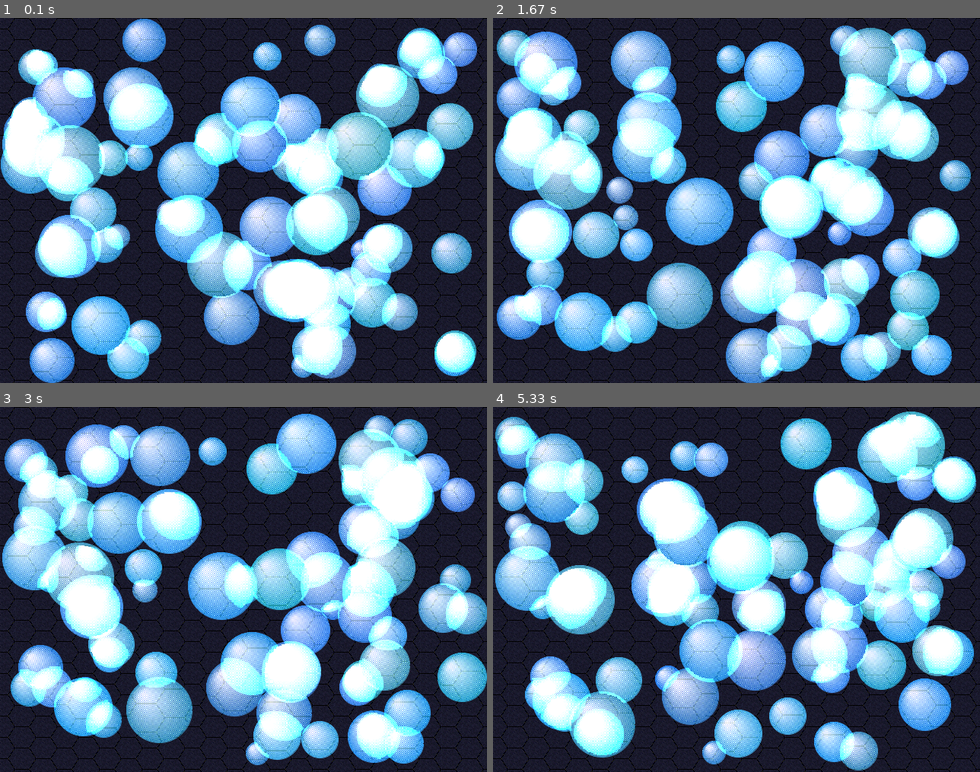
Above: before the commit, frames 1-4 (two rows, left to right).
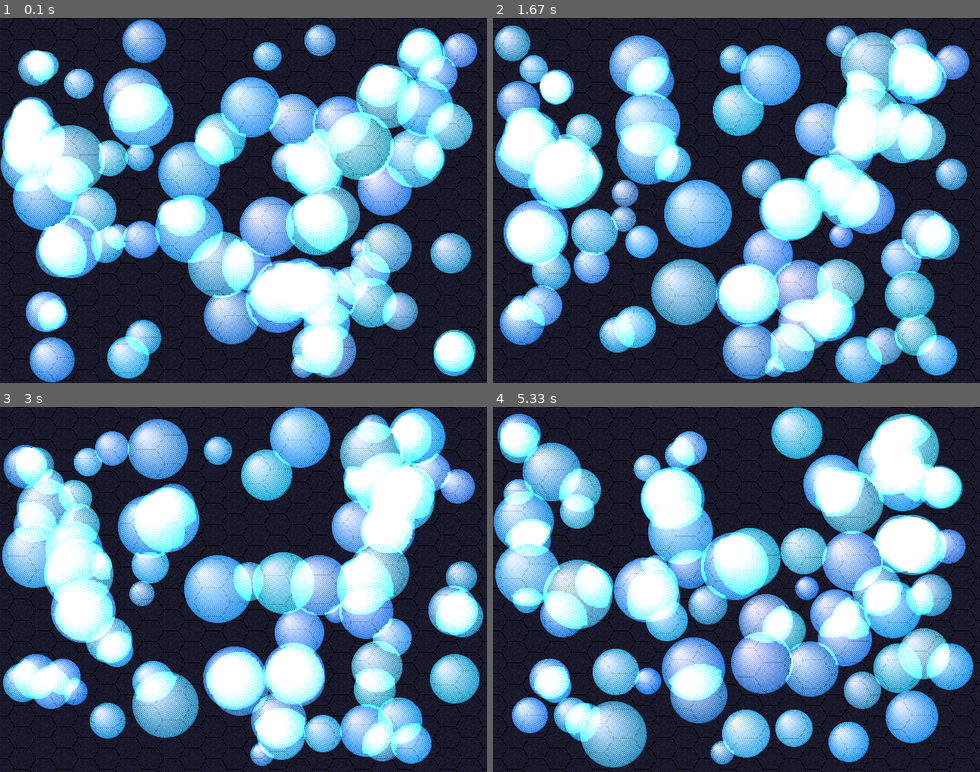
Above: after the commit, the same moments.

Repository: NCSubScript/Evourge
Game: pygame game, started from main.py
Two runs of this game, one before a commit and one after it. Both use one fixed random seed, a clock stepped at 60 frames per second and the inputs below.
Inputs:
- Up to frame 1 (0.1 s): no input
- Up to frame 2 (1.67 s): no input
- Up to frame 3 (3 s): no input
- Up to frame 4 (5.33 s): tap Enter every 0.33 s from 3.33 to 5 s

The runs differ from the first frame. In frame 1, 26% of the frame differs, in the area x 0-98%, y 0-100%; in frame 2, 44%; in frame 3, 47%; in frame 4, 54%, in the area x 0-100%, y 0-100%.

Commit message:
Refactoring to use pygame sprites and sprite groups

Diff:
--- a/application.py
+++ b/application.py
@@ -26,9 +26,7 @@
 
         while self._running:
             self.clockFrame()
-            if self.now > self.lastFrameTime + ((60 / self.gui.fps) / 60):
-                self.fdt = self.now - self.lastFrameTime
-                self.running()
+            self.running()
 
 
 
@@ -46,16 +44,18 @@
         self.pnow = self.now
 
     def loop(self):
-        self.cycles.changeColors()
-        self.creatures.move()
+        self.gui.processEvents()
+        self.gui.processInputs()
+        self.creatures.update()
 
 
     def running(self):
-        self.lastFrameTime = time.time()
-        self.gui.processEvents()
-        self.gui.processInputs()
         self.loop()
-        self.gui.render()
+        if self.now > self.lastFrameTime + ((60 / self.gui.fps) / 60):
+            self.fdt = self.now - self.lastFrameTime
+            self.lastFrameTime = time.time()
+
+            self.gui.render()
 
     def onExit(self) -> None:
         self.gui.close()
--- a/creature.py
+++ b/creature.py
@@ -4,9 +4,12 @@
 import pygame.transform
 import math
 import time
-
-class Creatures:
+import pygame.sprite
+import pygame.mask
+
+class Creatures(pygame.sprite.Group):
     def __init__(self, app):
+        super(Creatures, self).__init__()
         self.app = app
         self.count = 50
         self.data = []
@@ -14,75 +17,75 @@
         self.lastMove = 0
         self.mag = 0
         self.mps = 0.05
-        self.sizeChanges = []
+        self.sizeChanges = pygame.sprite.Group()
+        self.radiusBounds = [15, 45]
 
     def generate(self):
         self.count = int(math.sqrt((self.app.gui.window.children["field"].width * self.app.gui.window.children["field"].width)) / 8)
-        self.data = []
+        self.empty()
         self.sizes = {}
-        self.sizeChanges = []
+        self.sizeChanges.empty()
         self.indexID = 0
         self.lastMove = 0
-        while len(self.data) < self.count:
-            self.data.append(Creature(self.app, self.indexID))
-
-            if self.data[-1].size not in self.sizes:
-                self.sizes[self.data[-1].size] = {}
+        while len(self) < self.count:
+            newCreature = Creature(self.app, self.indexID, self)
+            self.add(newCreature)
+
+            if newCreature.radius not in self.sizes:
+                self.sizes[newCreature.radius] = pygame.sprite.Group(newCreature)
             else:
-                moved = True
-                while moved == True:
-                    moved = False
-                    for creature in self.sizes[self.data[-1].size].values():
-                        while self.data[-1].collusion(creature):
-                            self.data[-1].genLocation()
-                            moved = True
-
-            self.sizes[self.data[-1].size][self.indexID] = self.data[-1]
+                self.sizes[newCreature.radius].add(newCreature)
+
+            attempts = 0
+            while len(pygame.sprite.spritecollide(newCreature, self.sizes[newCreature.radius], False, collided = pygame.sprite.collide_circle)) > 1:
+                if newCreature in pygame.sprite.spritecollide(newCreature, self.sizes[newCreature.radius], False, collided = pygame.sprite.collide_circle):
+                    newCreature.genLocation()
+                    attempts += 1
+                    if attempts >= 10:
+                        newCreature.kill()
+                        break
+
+
             self.indexID += 1
-        if self.count and len(self.data) > self.count:
-            del self.data[self.count:]
-
-    def render(self, display):
+
+    def draw(self, display):
         for size in sorted(self.sizes.keys(), key=lambda d: d):
-            for creature in self.sizes[size].values():
+            for creature in self.sizes[size]:
                 creature.render(display)
 
-    def move(self, collective = True):
+
+    def update(self, collective = True):
         for size in self.sizes:
             self.mag = math.floor(self.app.gui.fps / self.mps)
             moveX = random.randint(-1 * self.mag, self.mag)
             moveY = random.randint(-1 * self.mag, self.mag)
 
-            for creature in self.sizes[size].values():
+            for creature in self.sizes[size]:
                 if collective == True:
                     if self.app.now - self.lastMove > ((1 / 60) * (60 / (self.mps))):
                         creature.mag = self.mag
                         creature.moveTo[0] = math.floor(creature.location[0]) + moveX
                         creature.moveTo[1] = math.floor(creature.location[1]) + moveY
-                        creature.moveTo[0] = min(self.app.gui.window.children["field"].width-(creature.size), max(creature.size, (creature.moveTo[0])))
-                        creature.moveTo[1] = min(self.app.gui.window.children["field"].height-(creature.size), max(creature.size, (creature.moveTo[1])))
+                        creature.moveTo[0] = min(self.app.gui.window.children["field"].width-(creature.radius), max(creature.radius, (creature.moveTo[0])))
+                        creature.moveTo[1] = min(self.app.gui.window.children["field"].height-(creature.radius), max(creature.radius, (creature.moveTo[1])))
 
                         creature.moveToStep[0] = (creature.location[0] - creature.moveTo[0]) / (self.mag / 2)
                         creature.moveToStep[1] = (creature.location[1] - creature.moveTo[1]) / (self.mag / 2)
                         creature.lastMove = time.time()
 
-
                 else:
                     creature.move()
+
         self.lastMove = time.time()
 
         if len(self.sizeChanges):
-            while len(self.sizeChanges):
-                item = self.sizeChanges.pop()
-                # print(f'{item=} {self.sizes[item["from"]]=}')
-                creature = self.sizes[item["from"]][item["id"]]
-                self.sizes[item["from"]] = {key: val for key, val in self.sizes[item["from"]].items() if key != item["id"]}
-                # print(f'{creature=}')
-                if not len(self.sizes[item["from"]]):
-                    del self.sizes[item["from"]]
-                if creature.size not in self.app.creatures.sizes:
-                    self.app.creatures.sizes[creature.size] = {}
-                self.sizes[creature.size][creature.id] = creature
+            for creature in self.sizeChanges:
+                creature.kill()
+                if creature.radius not in self.sizes:
+                       self.sizes[creature.radius] = pygame.sprite.Group(creature)
+                else:
+                    self.sizes[creature.radius].add(creature)
+
 
 
 
@@ -91,35 +94,40 @@
         for creature in self.data:
             creature.genLocation()
 
-class Creature:
-    def __init__(self, app, id) -> None:
+class Creature(pygame.sprite.Sprite):
+    def __init__(self, app, id, group) -> None:
+        super(Creature, self).__init__(group)
         self.id = id
         self.app = app
-        self.location = None
-        self.maxSize = (15, 45)
-        self.size = random.randint(self.maxSize[0], self.maxSize[1])
+        self.group = group
+        self.color = [random.randint(20, 50), random.randint(100, 150), random.randint(150, 200)]
+        self.sizeLimits = self.group.radiusBounds
+        self.radius = random.randint(self.sizeLimits[0], self.sizeLimits[1])
+        self.image = None
+        self.mask = None
+        self.rect = None
+        self.renderSprite()
         self.genLocation()
-        self.moveTo = self.location.copy()
-        self.color = [random.randint(20, 50), random.randint(100, 150), random.randint(150, 200)]
-        self.rect = None
         self.lastMove = 0
         self.mps = 0.05
-        self.draw()
+        self.location = list(self.rect.center).copy()
+        self.moveTo = list(self.rect.center).copy()
         self.moveToStep = [0, 0]
+
 
     def deriv(self, a, b):
         return {'dx': a[0] - b[0], 'dy': a[1] - b[1]}
 
     def collusion(self, target):
-        return True if self.calcDistance(target) <= self.size + target.size else False
+        return True if self.calcDistance(target) <= self.radius + target.radius else False
 
     def calcDistance(self, target):
         der = self.deriv(target.location, self.location)
         return abs(math.sqrt((der['dx'] ** 2) + der['dy'] ** 2))
 
-    def draw(self):
+    def renderSprite(self):
         color = self.color.copy()
-        size = self.size
+        size = self.radius
         location = [size+1, size+1]
 
         rstep = (240 - color[0]) / math.floor(size / 2)
@@ -127,11 +135,11 @@
         bstep = (240 - color[2]) / math.floor(size / 2)
 
         # display = display.convert_alpha()
-        self.rect = pygame.Surface(((size*2) + 2, (size*2) + 2), pygame.HIDDEN, 32)
+        self.image = pygame.Surface(((size*2) + 2, (size*2) + 2), pygame.HIDDEN, 32)
 
         while size > 2:
             # print(f'{color=} {location=} {size=} {rstep=} {gstep=} {bstep=}')
-            pygame.draw.circle(self.rect, tuple(color), location, size)
+            pygame.draw.circle(self.image, tuple(color), location, size)
             size -= 2
             location[0] -= 1
             location[1] -= 1
@@ -139,89 +147,105 @@
             color[1] = min(255, int(color[1] + gstep))
             color[2] = min(255, int(color[2] + bstep))
 
-        pygame.gfxdraw.aacircle(self.rect, self.size+1, self.size+1, self.size, self.color)
-        pygame.gfxdraw.aacircle(self.rect, self.size+1, self.size+1, self.size-1, self.color)
+        pygame.gfxdraw.aacircle(self.image, self.radius+1, self.radius+1, self.radius, self.color)
+        pygame.gfxdraw.aacircle(self.image, self.radius+1, self.radius+1, self.radius-1, self.color)
+
+        self.rect = self.image.get_rect()
+        self.drawMask()
+
+    def drawMask(self):
+        mask = pygame.Surface(((self.radius*2) + 2, (self.radius*2) + 2), pygame.HIDDEN, 24)
+        mask.fill((255, 0, 128))
+        pygame.draw.circle(mask, (255,255,255), self.rect.center, self.radius)
+        self.mask = pygame.mask.from_surface(mask)
 
     def collusionResponse(self):
-        if self.size in self.app.creatures.sizes and len(self.app.creatures.sizes[self.size]) > 1:
-            for creature in self.app.creatures.sizes[self.size].values():
-                if creature.id != self.id:
-                    if self.collusion(creature):
-                        # if not moved:
-                        if (self.moveToStep[0] < 0 and creature.moveToStep[0] > 0) or (self.moveToStep[0] > 0 and creature.moveToStep[0] < 0):
-                            self.moveToStep[0] *= -1
-                            self.moveToStep[0] *= 0.6
-                            creature.moveToStep[0] *= -1
-                            creature.moveToStep[0] *= 0.6
-                        if (self.moveToStep[1] < 0 and creature.moveToStep[1] > 0) or (self.moveToStep[1] > 0 and creature.moveToStep[1] < 0):
-                            self.moveToStep[1] *= -1
-                            self.moveToStep[1] *= 0.6
-                            creature.moveToStep[1] *= -1
-                            creature.moveToStep[1] *= 0.6
-
-                        if self.size < self.maxSize[1]:
-                            alreadPoped = False
-                            if len(self.app.creatures.sizeChanges):
-                                for entry in self.app.creatures.sizeChanges:
-                                    if self.id == entry["id"]:
+        if self.radius in self.group.sizes.keys():
+            collisions = pygame.sprite.spritecollide(self, self.group.sizes[self.radius], False, collided = pygame.sprite.collide_circle)
+            if len(collisions):
+                deflected = False
+                for creature in collisions:
+                    if creature.id != self.id:
+                        if self.collusion(creature):
+                            # if not moved:
+                            if (self.moveToStep[0] < 0 and creature.moveToStep[0] > 0) or (self.moveToStep[0] > 0 and creature.moveToStep[0] < 0):
+                                if deflected == False:
+                                    self.moveToStep[0] *= -1
+                                    self.moveToStep[0] *= 0.6
+                                creature.moveToStep[0] *= -1
+                                creature.moveToStep[0] *= 0.6
+                            if (self.moveToStep[1] < 0 and creature.moveToStep[1] > 0) or (self.moveToStep[1] > 0 and creature.moveToStep[1] < 0):
+                                if deflected == False:
+                                    self.moveToStep[1] *= -1
+                                    self.moveToStep[1] *= 0.6
+                                creature.moveToStep[1] *= -1
+                                creature.moveToStep[1] *= 0.6
+
+                            if deflected == False:
+                                if self.radius < self.group.radiusBounds[1]:
+                                    alreadPoped = False
+                                    if self in self.group.sizeChanges:
                                         alreadPoped = True
                                         break
-                            if not alreadPoped:
-                                self.app.creatures.sizeChanges.append({"from": self.size, "to": self.size+1, "id": self.id})
-                                self.size += 1
-                                self.draw()
-                        if creature.size > self.maxSize[0]:
-                            alreadPoped = False
-                            if len(self.app.creatures.sizeChanges):
-                                for entry in self.app.creatures.sizeChanges:
-                                    if creature.id == entry["id"]:
-                                        alreadPoped = True
-                                        break
-                            if not alreadPoped:
-                                self.app.creatures.sizeChanges.append({"from": creature.size, "to": creature.size-1, "id": creature.id})
-                                creature.size -= 1
-                                creature.draw()
+                                    if not alreadPoped:
+                                        self.app.creatures.sizeChanges.add(self)
+                                        self.radius += 1
+                                        self.renderSprite()
+                            if creature.radius > self.group.radiusBounds[0]:
+                                alreadPoped = False
+                                if creature in self.app.creatures.sizeChanges:
+                                    alreadPoped = True
+                                    break
+                                if not alreadPoped:
+                                    self.app.creatures.sizeChanges.add(creature)
+                                    creature.radius -= 1
+                                    creature.renderSprite()
+
+                        if creature.id == self.id:
+                            deflected = True
 
     def updateLocation(self):
-        if (self.moveToStep[0] > 0 and self.location[0] + self.moveToStep[0] < self.app.gui.window.children["field"].width - self.size) or (self.moveToStep[0] < 0 and self.location[0] + self.moveToStep[0] >= self.size):
+        if (self.moveToStep[0] > 0 and self.location[0] + self.moveToStep[0] < self.app.gui.window.children["field"].width - self.radius) or (self.moveToStep[0] < 0 and self.location[0] + self.moveToStep[0] >= self.radius):
             self.location[0] += self.moveToStep[0]
         else:
             self.moveToStep[0] = -1 * self.moveToStep[0]
             self.location[0] += self.moveToStep[0]
-        if (self.moveToStep[1] > 0 and self.location[1] + self.moveToStep[1] < self.app.gui.window.children["field"].height - self.size) or (self.moveToStep[1] < 0 and self.location[1] + self.moveToStep[1] >= self.size):
+        if (self.moveToStep[1] > 0 and self.location[1] + self.moveToStep[1] < self.app.gui.window.children["field"].height - self.radius) or (self.moveToStep[1] < 0 and self.location[1] + self.moveToStep[1] >= self.radius):
             self.location[1] += self.moveToStep[1]
         else:
             self.moveToStep[1] = -1 * self.moveToStep[1]
             self.location[1] += self.moveToStep[1]
-        self.location[0] = min(self.app.gui.window.children["field"].width-(self.size * 1), max(self.size, (self.location[0])))
-        self.location[1] = min(self.app.gui.window.children["field"].height-(self.size * 1), max(self.size, (self.location[1])))
+        self.location[0] = min(self.app.gui.window.children["field"].width-(self.radius * 1), max(self.radius, (self.location[0])))
+        self.location[1] = min(self.app.gui.window.children["field"].height-(self.radius * 1), max(self.radius, (self.location[1])))
+
+        self.rect.center = tuple(self.location.copy())
     def render(self, display):
         self.collusionResponse()
         self.updateLocation()
 
         size = display.get_size()
         cropped_background = pygame.Surface(size, pygame.SRCALPHA)
-        pygame.draw.circle(cropped_background, (255,255,255), (self.location[0] + 2, self.location[1] + 2), self.size * 0.7)
+        pygame.draw.circle(cropped_background, (255,255,255), (self.location[0] + 2, self.location[1] + 2), self.radius * 0.7)
         cropped_background.blit(display, (0, 0), special_flags=pygame.BLEND_RGBA_MIN)
-        scaled_background = pygame.Surface(((self.size)*2, (self.size)*2))
-        pygame.draw.circle(scaled_background, (0,0,0), (self.location[0] + 2, self.location[1] + 2), self.size*2)
+        scaled_background = pygame.Surface(((self.radius)*2, (self.radius)*2))
+        pygame.draw.circle(scaled_background, (0,0,0), (self.location[0] + 2, self.location[1] + 2), self.radius*2)
 
         scaled_background.fill((255,0,128))
-        scaled_background.blit(cropped_background, (0,0), (self.location[0]-self.size, self.location[1]-self.size, (self.size)*2, (self.size)*2))
+        scaled_background.blit(cropped_background, (0,0), (self.location[0]-self.radius, self.location[1]-self.radius, (self.radius)*2, (self.radius)*2))
 
 
         scaled_background = pygame.transform.scale_by(scaled_background, 1.35)
         scaled_background.set_colorkey((255,0,128))
-        display.blit(scaled_background, ((self.location[0]-self.size*1.3)-3, (self.location[1]-self.size*1.3)-3))
-
-
-        display.blit(self.rect, (math.floor(self.location[0]) - self.size, math.floor(self.location[1]) - self.size), special_flags=pygame.BLEND_RGBA_ADD)
+        display.blit(scaled_background, ((self.location[0]-self.radius*1.3)-3, (self.location[1]-self.radius*1.3)-3))
+
+
+        display.blit(self.image, (math.floor(self.location[0]) - self.radius, math.floor(self.location[1]) - self.radius), special_flags=pygame.BLEND_RGBA_ADD)
 
     def genLocation(self):
         w = self.app.gui.window.children["field"].width
         h = self.app.gui.window.children["field"].height
-        self.location = [random.randint(int(self.size), int(w-self.size)), \
-                         random.randint(int(self.size), int(h-self.size))]
+        self.rect.center = (random.randint(int(self.radius), int(w-self.radius)), \
+                         random.randint(int(self.radius), int(h-self.radius)))
 
     def move(self, define = False, moveStep = None):
         if define == False:
@@ -229,8 +253,8 @@
                 self.mag = math.floor(self.app.gui.fps / self.mps)
                 self.moveTo[0] = math.floor(self.location[0]) + random.randint(-1 * self.mag, self.mag)
                 self.moveTo[1] = math.floor(self.location[1]) + random.randint(-1 * self.mag, self.mag)
-                self.moveTo[0] = min(self.app.gui.window.children["field"].width-(self.size * 1), max(self.size, (self.moveTo[0])))
-                self.moveTo[1] = min(self.app.gui.window.children["field"].height-(self.size * 1), max(self.size, (self.moveTo[1])))
+                self.moveTo[0] = min(self.app.gui.window.children["field"].width-(self.radius * 1), max(self.radius, (self.moveTo[0])))
+                self.moveTo[1] = min(self.app.gui.window.children["field"].height-(self.radius * 1), max(self.radius, (self.moveTo[1])))
 
                 self.moveToStep[0] = (self.location[0] - self.moveTo[0]) / (self.mag / 2)
                 self.moveToStep[1] = (self.location[1] - self.moveTo[1]) / (self.mag / 2)
--- a/gui.py
+++ b/gui.py
@@ -121,7 +121,7 @@
         self.surface = self.surface.convert_alpha()
         self.surface.fill(self.getBgColor())
         self.surface.blit(self.background.image, (0,0), special_flags=pygame.BLEND_RGBA_ADD)
-        self.app.creatures.render(self.surface)
+        self.app.creatures.draw(self.surface)
         display.blit(self.surface, (0, 0), special_flags=pygame.BLEND_RGBA_ADD)
 
 class Window():
@@ -242,6 +242,7 @@
     def render(self):
         # print(f'{self.window.children["field"].getBgColor()=}')
         self.display.fill((0, 0, 0, 0))
+        self.app.cycles.changeColors()
         self.window.render(self.display)
 
         pygame.display.flip()
Not shown, changed: .gitignore
